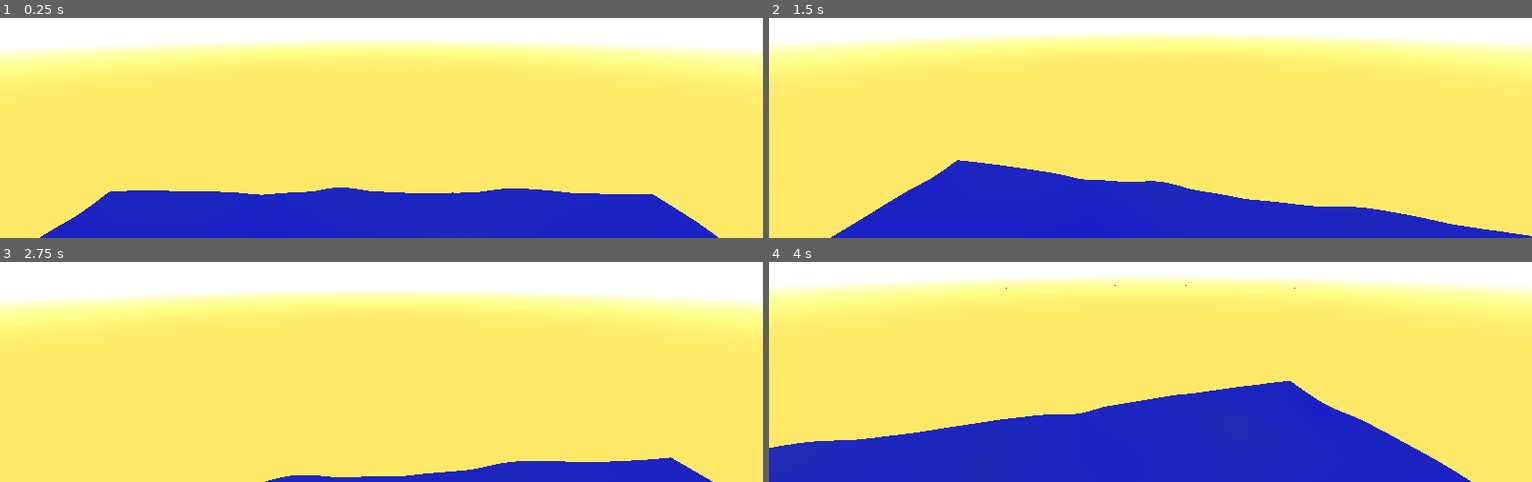
Above: before the commit, frames 1-4 (two rows, left to right).
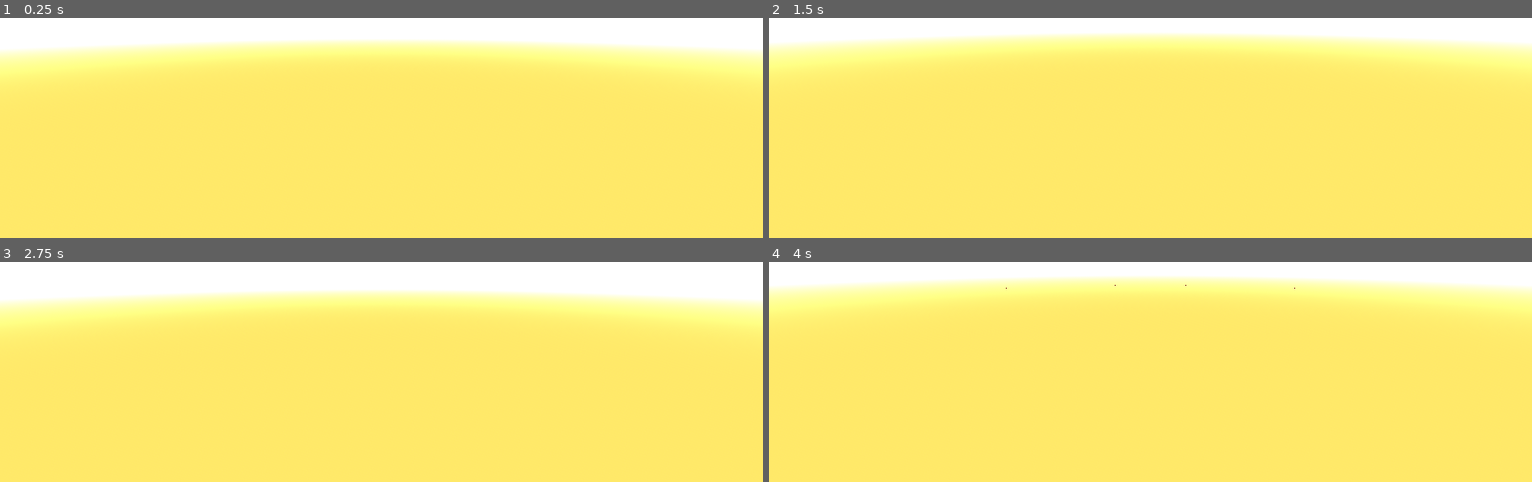
Above: after the commit, the same moments.

Repository: Tsanzevino/Nomad
Game: Godot game, scene res://World/Test.tscn
Two runs of this game, one before a commit and one after it. Both use one fixed random seed, a clock stepped at 60 frames per second and the inputs below.
Inputs (mouse positions are in pixels of both pictures, inside the frame that each line leads up to):
- Up to frame 1 (0.25 s): no input
- Up to frame 2 (1.5 s): move the mouse to (1188, 22) at 0.52 s; hold W (move_forward) from 0.53 s (still down); tap Down (camera_down) at 0.6 s; tap Space (jump) at 0.77 s; move the mouse to (1112, 26) at 1.27 s; tap Left (camera_left) at 1.35 s
- Up to frame 3 (2.75 s): keep holding W (move_forward); tap Space (jump) at 1.52 s; move the mouse to (outside the picture) at 2.02 s; tap Right (camera_right) at 2.1 s
- Up to frame 4 (4 s): keep holding W (move_forward); move the mouse to (1142, 275) at 2.77 s; tap Up (camera_up) at 2.85 s; tap Space (jump) at 3.02, 3.77 s; move the mouse to (1203, 273) at 3.52 s; hold Mouse wheel up (camera_zoom_in) from 3.53 s (still down)

The runs differ from the first frame. In frame 1, 17% of the frame differs, in the area x 5-95%, y 77-100%; in frame 2, 17%; in frame 3, 3.5%; in frame 4, 26%, in the area x 0-92%, y 54-100%.

Commit message:
Added health, hurtboxes, and hitboxes

Diff:
--- /dev/null
+++ b/Components/health.gd
@@ -0,0 +1,30 @@
+class_name Health extends Node
+
+@export_range(0,100,1,"or_greater") var maxHealth : int = 0
+var health : int
+
+signal healed
+signal full_healed
+signal damaged
+signal died
+
+func _ready() -> void:
+	health = maxHealth
+
+func heal(amount : int):
+	health += amount
+	if health >= maxHealth: full_heal()
+	else: healed.emit()
+
+func damage(amount : int):
+	health -= amount
+	if health <= 0: die()
+	else: damaged.emit()
+
+func full_heal():
+	health = maxHealth
+	full_healed.emit()
+
+func die():
+	health = 0
+	died.emit()
--- /dev/null
+++ b/Components/hitbox.gd
@@ -0,0 +1,12 @@
+class_name Hitbox extends Area3D
+
+## Does the "Hitting".
+## Collides with hurtboxes to do damage.
+## Can do negative damage to heal instead.
+
+@export var damage : int = 0
+
+func _ready() -> void:
+	collision_layer = 4
+	collision_mask = 64
+	monitoring = false
--- /dev/null
+++ b/Components/hurtbox.gd
@@ -0,0 +1,25 @@
+class_name Hurtbox extends Area3D
+
+## Does the "hurting".
+## Detects collisions with hitboxes and applies damage or heals.
+
+## Signal emitted when hurt
+signal hurt(amount : int)
+## Signal emitted when healed
+signal heal(amount : int)
+
+func _ready() -> void:
+	collision_layer = 64
+	collision_mask = 4
+	monitorable = false
+	area_entered.connect(_on_area_entered)
+
+## Hits the Hurtbox for [param damage], healing if [param damage] is negative.
+func hit(damage : int) -> void:
+	if damage > 0: hurt.emit(damage)
+	else: heal.emit(-damage)
+
+func _on_area_entered(area : Area3D):
+	#if area.owner == owner: return
+	if area is Hitbox:
+		hit(area.damage)
--- a/Player/Player.tscn
+++ b/Player/Player.tscn
@@ -1,6 +1,7 @@
-[gd_scene load_steps=22 format=3 uid="uid://dftm3sdr4grbd"]
+[gd_scene load_steps=26 format=3 uid="uid://dftm3sdr4grbd"]
 
 [ext_resource type="Script" uid="uid://u7kyyarqg8k" path="res://Player/player.gd" id="1_3qydi"]
+[ext_resource type="Shape3D" uid="uid://housrsicata1" path="res://Player/player_collider_shape.tres" id="2_3nb2p"]
 [ext_resource type="PackedScene" uid="uid://cr1n63o6s17fn" path="res://Player/Camera/ThirdPersonCamera.tscn" id="2_q3lat"]
 [ext_resource type="Script" uid="uid://bf3lynatpp3ki" path="res://Interact/Interactor/interactor.gd" id="3_tok1r"]
 [ext_resource type="Script" uid="uid://d0l6gxjop07vk" path="res://Player/PlayerInventory/inventory_manager.gd" id="4_ddoul"]
@@ -16,6 +17,9 @@
 [ext_resource type="Script" uid="uid://dvp2u1osovylg" path="res://Player/PlayerMovement/jumping.gd" id="10_p7tob"]
 [ext_resource type="Script" uid="uid://cupgiwhkfhlg8" path="res://Player/PlayerMovement/sprinting.gd" id="11_dm7nj"]
 [ext_resource type="Script" uid="uid://c878easmdovaa" path="res://Player/PlayerMovement/walking.gd" id="12_3mea3"]
+[ext_resource type="Script" uid="uid://cn7ly1gsryy63" path="res://Components/hurtbox.gd" id="18_d7xyo"]
+[ext_resource type="Script" uid="uid://c6hlqlgk0pbcq" path="res://Components/health.gd" id="19_d7xyo"]
+[ext_resource type="Script" uid="uid://qmm4l31d4oqr" path="res://Components/hitbox.gd" id="20_evw08"]
 
 [sub_resource type="CapsuleMesh" id="CapsuleMesh_l2ndj"]
 
@@ -26,10 +30,10 @@
 radius = 0.2
 height = 0.1
 
-[sub_resource type="CapsuleShape3D" id="CapsuleShape3D_l2ndj"]
-
 [sub_resource type="SphereShape3D" id="SphereShape3D_ddoul"]
 radius = 5.0
+
+[sub_resource type="SphereShape3D" id="SphereShape3D_evw08"]
 
 [node name="Player" type="CharacterBody3D" groups=["Player"]]
 collision_layer = 2
@@ -51,7 +55,7 @@
 
 [node name="CollisionShape3D" type="CollisionShape3D" parent="."]
 transform = Transform3D(1, 0, 0, 0, 1, 0, 0, 0, 1, 0, -1, 0)
-shape = SubResource("CapsuleShape3D_l2ndj")
+shape = ExtResource("2_3nb2p")
 
 [node name="ThirdPersonCamera" parent="." instance=ExtResource("2_q3lat")]
 unique_name_in_owner = true
@@ -104,3 +108,31 @@
 
 [node name="Walking" type="Node" parent="MovementStateMachine"]
 script = ExtResource("12_3mea3")
+
+[node name="Hurtbox" type="Area3D" parent="."]
+script = ExtResource("18_d7xyo")
+metadata/_custom_type_script = "uid://cn7ly1gsryy63"
+
+[node name="CollisionShape3D" type="CollisionShape3D" parent="Hurtbox"]
+shape = ExtResource("2_3nb2p")
+
+[node name="Health" type="Node" parent="."]
+unique_name_in_owner = true
+script = ExtResource("19_d7xyo")
+maxHealth = 100
+metadata/_custom_type_script = "uid://c6hlqlgk0pbcq"
+
+[node name="Hitbox" type="Area3D" parent="."]
+script = ExtResource("20_evw08")
+damage = 10
+metadata/_custom_type_script = "uid://qmm4l31d4oqr"
+
+[node name="CollisionShape3D" type="CollisionShape3D" parent="Hitbox"]
+shape = SubResource("SphereShape3D_evw08")
+
+[connection signal="heal" from="Hurtbox" to="Health" method="heal"]
+[connection signal="hurt" from="Hurtbox" to="Health" method="damage"]
+[connection signal="damaged" from="Health" to="." method="_on_health_damaged"]
+[connection signal="died" from="Health" to="." method="_on_health_died"]
+[connection signal="full_healed" from="Health" to="." method="_on_health_full_healed"]
+[connection signal="healed" from="Health" to="." method="_on_health_healed"]
--- a/Player/player.gd
+++ b/Player/player.gd
@@ -1,4 +1,7 @@
 class_name Player extends CharacterBody3D
+
+func _ready() -> void:
+	pass
 
 #region Component Utilities
 func get_forward() -> Vector3:
@@ -18,3 +21,15 @@
 
 func collect_item(item : Item, amount : int) -> int:
 	return %InventoryManager.collect_item(item,amount)
+
+func _on_health_healed() -> void:
+	pass # Replace with function body.
+
+func _on_health_full_healed() -> void:
+	pass # Replace with function body.
+
+func _on_health_damaged() -> void:
+	pass
+
+func _on_health_died() -> void:
+	pass # Replace with function body.
--- /dev/null
+++ b/Player/player_collider_shape.tres
@@ -0,0 +1,3 @@
+[gd_resource type="CapsuleShape3D" format=3 uid="uid://housrsicata1"]
+
+[resource]
--- a/World/Test.tscn
+++ b/World/Test.tscn
@@ -94,7 +94,8 @@
 
 [node name="WorldGenerator" type="Node3D" parent="."]
 script = ExtResource("10_v5n54")
-chunkRadius = 2
+chunkRadius = 1
+chunkSize = 8
 heightMap = ExtResource("11_ehbg5")
 material = ExtResource("12_ehbg5")
 metadata/_custom_type_script = "uid://cllbqbi85l5s1"
--- a/project.godot
+++ b/project.godot
@@ -146,6 +146,13 @@
 
 3d_physics/layer_1="world"
 3d_physics/layer_2="player"
-3d_physics/layer_3="enemy"
+3d_physics/layer_3="hitbox"
 3d_physics/layer_4="interactor"
+3d_physics/layer_6="enemy"
+3d_physics/layer_7="hurtbox"
 3d_physics/layer_8="interactable"
+
+[rendering]
+
+renderer/rendering_method="gl_compatibility"
+renderer/rendering_method.mobile="gl_compatibility"
Not shown, added: Components/health.gd.uid
Not shown, added: Components/hitbox.gd.uid
Not shown, added: Components/hurtbox.gd.uid
Not shown, changed: icon.svg.import
